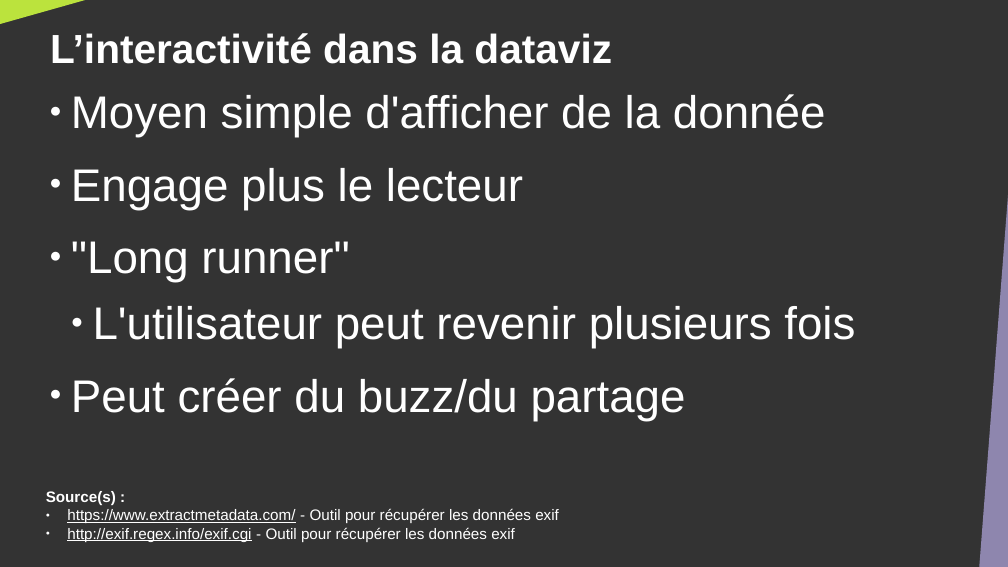
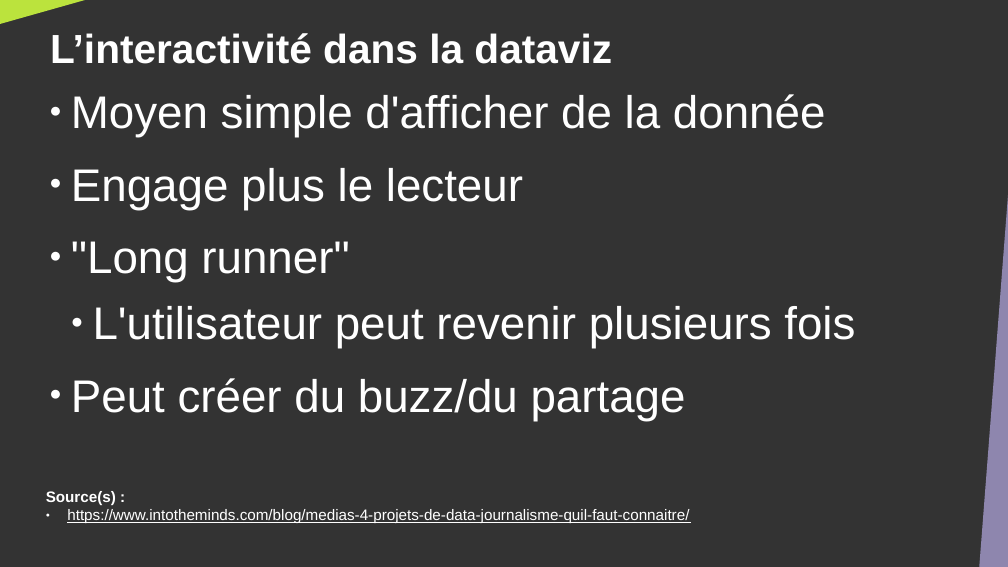
Before and after one commit to DanYellow/cours, a slide deck: slide 3 of data-journalisme-s4/travaux-pratiques/numero-5/presentation.odp. Drawn at 1008x567 pixels with LibreOffice and Linux fonts; fonts in the diff are those of the drawing. Boxes give left, top, right and bottom in pixels: in the first picture for what was removed or moved away, otherwise in the second. Text is boxed around its words. In the diff, an @@ line names an element or a change of style, - is before the commit and + after.

```diff
--- a/data-journalisme-s4/travaux-pratiques/numero-5/presentation.odp
+++ b/data-journalisme-s4/travaux-pratiques/numero-5/presentation.odp
@@ text at [67,509,689,523]: text changed @@
-● https://www.extractmetadata.com/ - Outil pour récupérer les données exif
-● http://exif.regex.info/exif.cgi - Outil pour récupérer les données exif
+● https://www.intotheminds.com/blog/medias-4-projets-de-data-journalisme-quil-faut-connaitre/
```
Also in this commit, not shown: 2 other slides changed, 1 slide added, 22 other files.
